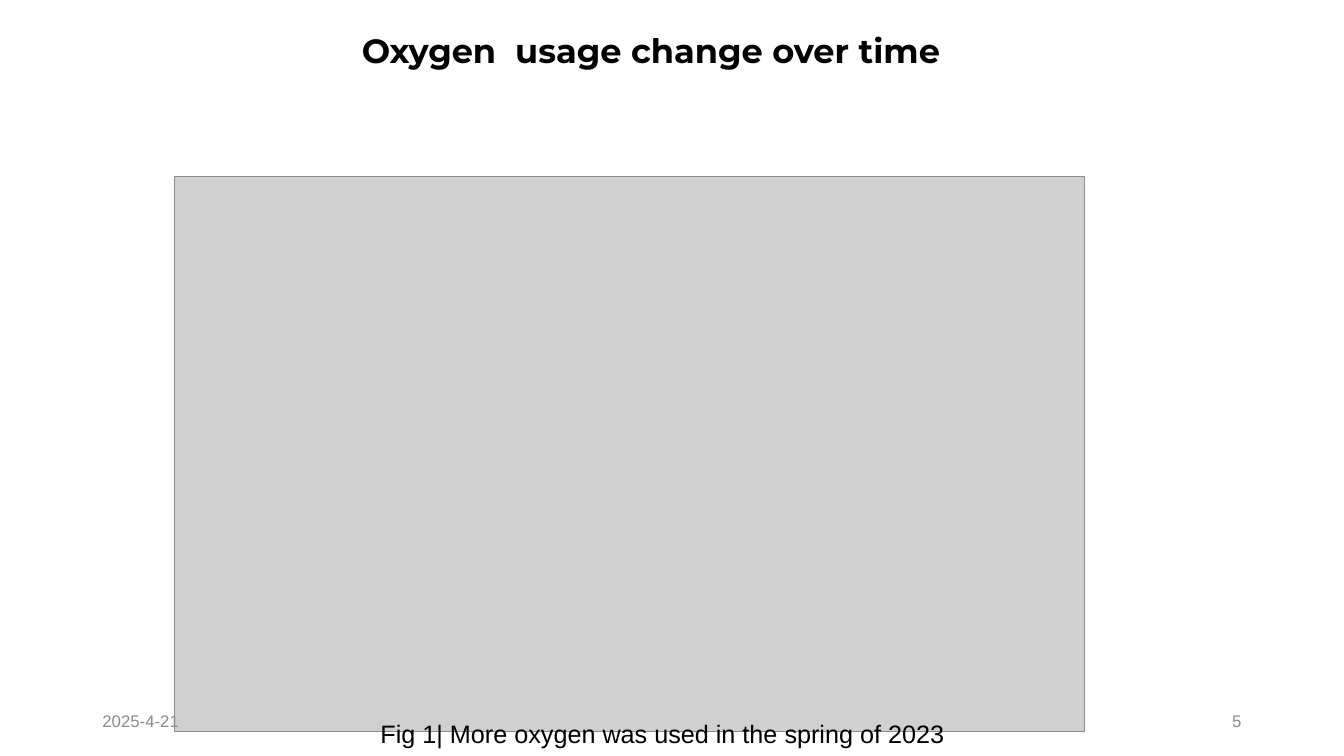
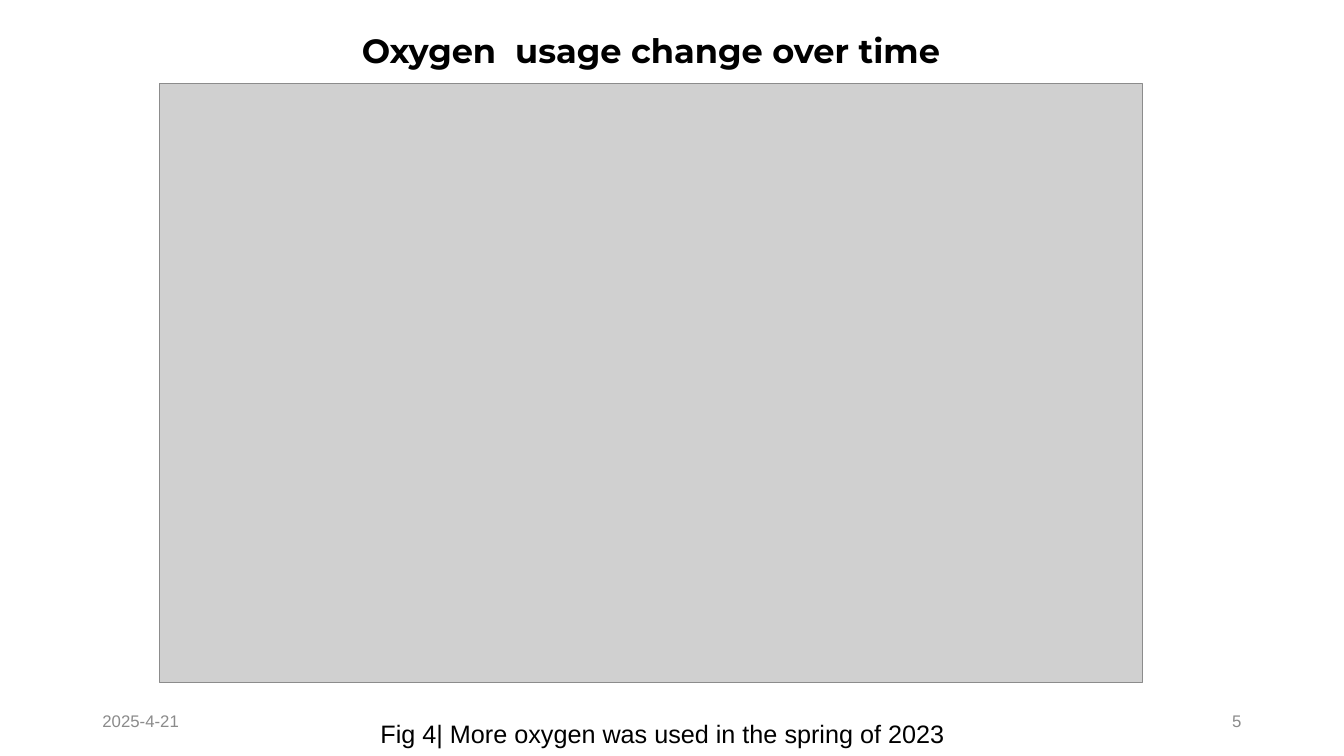
Before and after one commit to TimothyOngaba/CodingChallenges, a slide deck: slide 5 of 2025.04.21HimalayasExpeditions.pptx. Drawn at 1344x756 pixels with LibreOffice and Linux fonts; fonts in the diff are those of the drawing; grey boxes stand for pictures. Boxes give left, top, right and bottom in pixels: in the first picture for what was removed or moved away, otherwise in the second. Text is boxed around its words. In the diff, an @@ line names an element or a change of style, - is before the commit and + after.

```diff
--- a/2025.04.21HimalayasExpeditions.pptx
+++ b/2025.04.21HimalayasExpeditions.pptx
@@ picture: place and size @@
-picture at bbox=[174, 176, 1085, 732]
+picture at bbox=[159, 83, 1142, 683]
@@ text at bbox=[380, 724, 944, 749]: text changed @@
-Fig 1| More oxygen was used in the spring of 2023
+Fig 4| More oxygen was used in the spring of 2023
```
Also in this commit, not shown: 1 other slide changed, 1 slide added, 7 other files.
